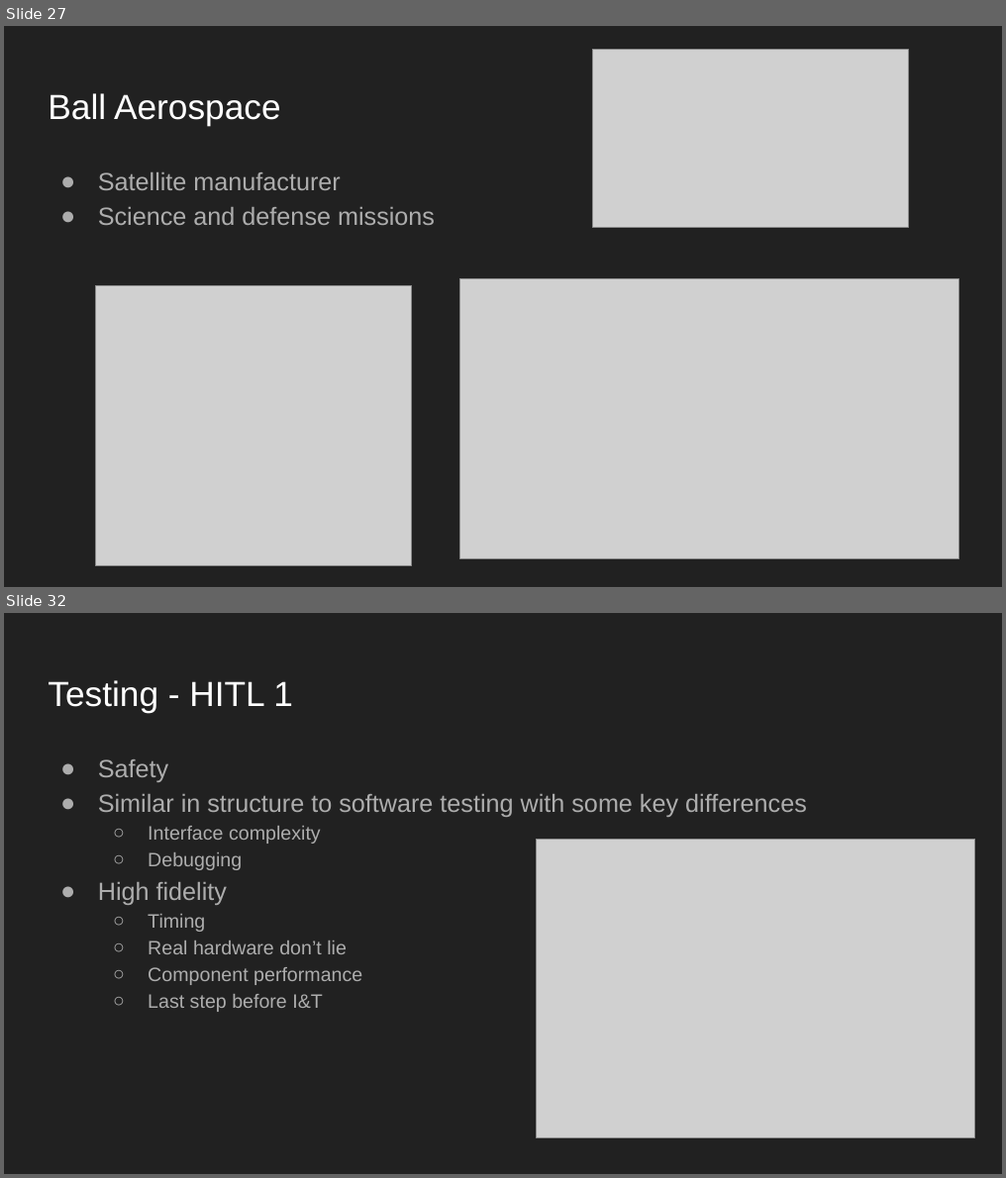
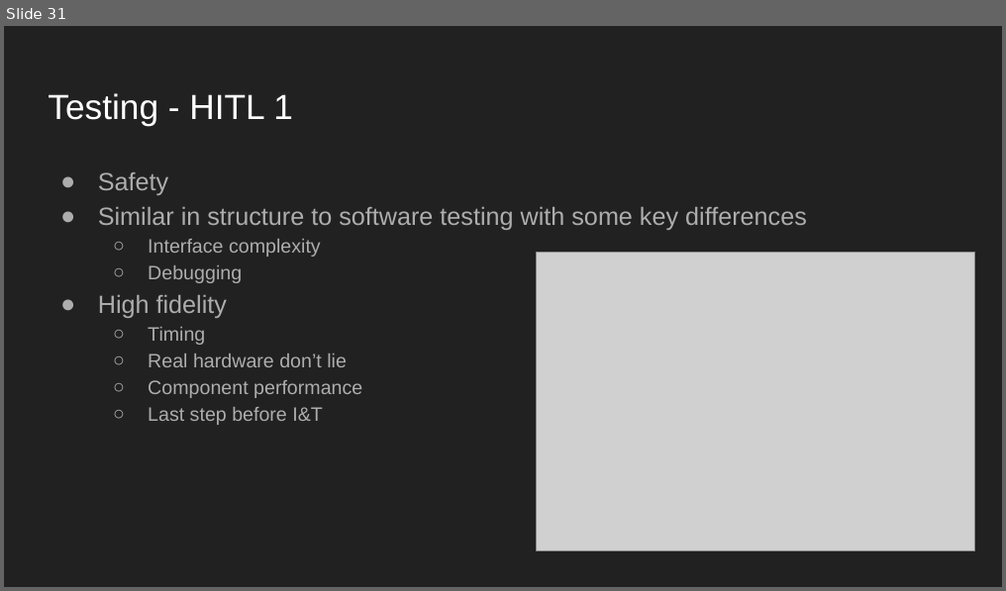
Before and after one commit to amalatak/Notes, a slide deck: Job Presentation-2.pptx. Shown one above the other, each under a label of ours: slides 27 and 32 before the commit, slide 31 after it; the slides between them are not shown. The pictures are 1006x1178 and 1006x591 pixels, drawn with LibreOffice and Linux fonts; fonts in the diff are those of the drawing; grey boxes stand for pictures. Boxes give left, top, right and bottom in pixels: in the first picture for what was removed or moved away, otherwise in the second. Text is boxed around its words. In the diff, an @@ line names an element or a change of style, - is before the commit and + after.

```diff
--- a/Job Presentation-2.pptx
+++ b/Job Presentation-2.pptx
@@ slide 27 removed at box(4, 26, 1002, 587), background #212121 @@
@@ picture removed at box(593, 50, 908, 228) @@
@@ title removed at box(48, 93, 281, 125) @@
-Ball Aerospace
@@ text removed at box(98, 173, 435, 225) @@
-● Satellite manufacturer
-● Science and defense missions
@@ picture removed at box(96, 285, 411, 566) @@
@@ picture removed at box(460, 279, 959, 560) @@
@@ what was slide 32 is now slide 31 @@
```
Also in this commit, not shown: 3 slides changed, 11 slides added, 11 other slides removed.
